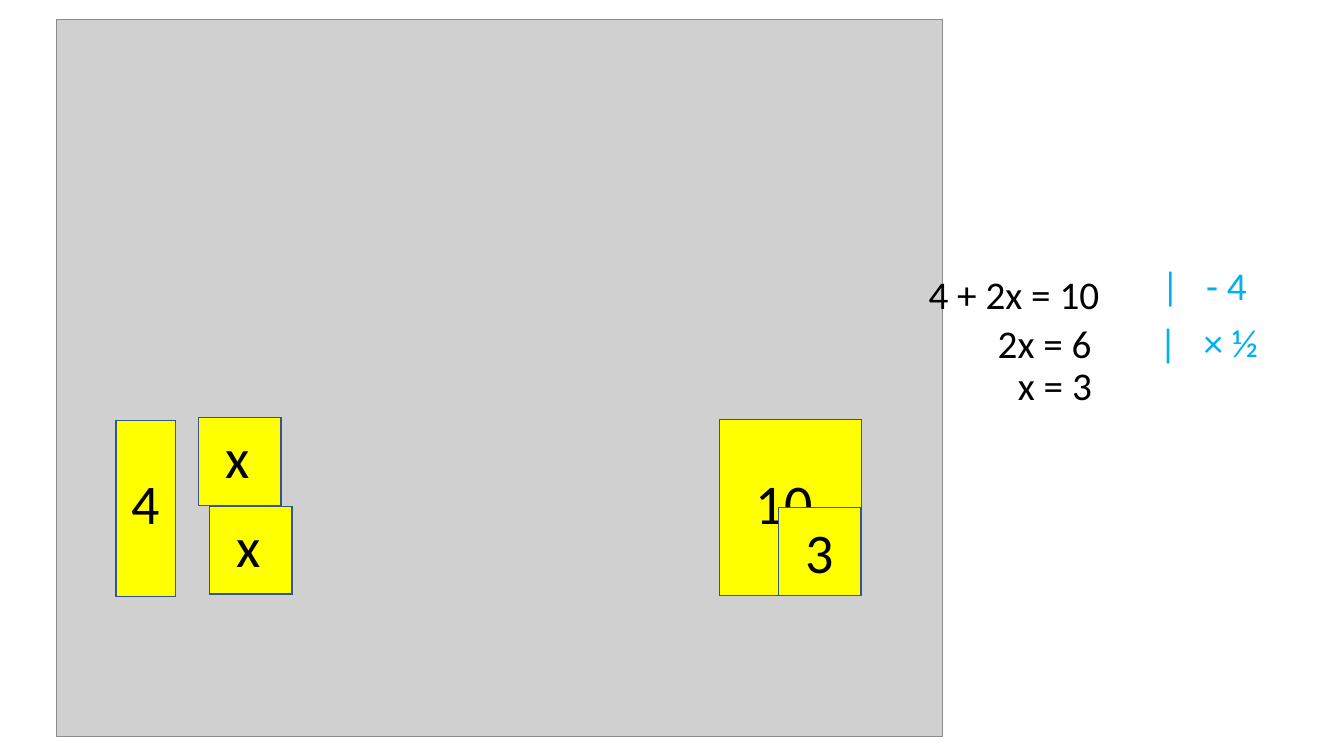
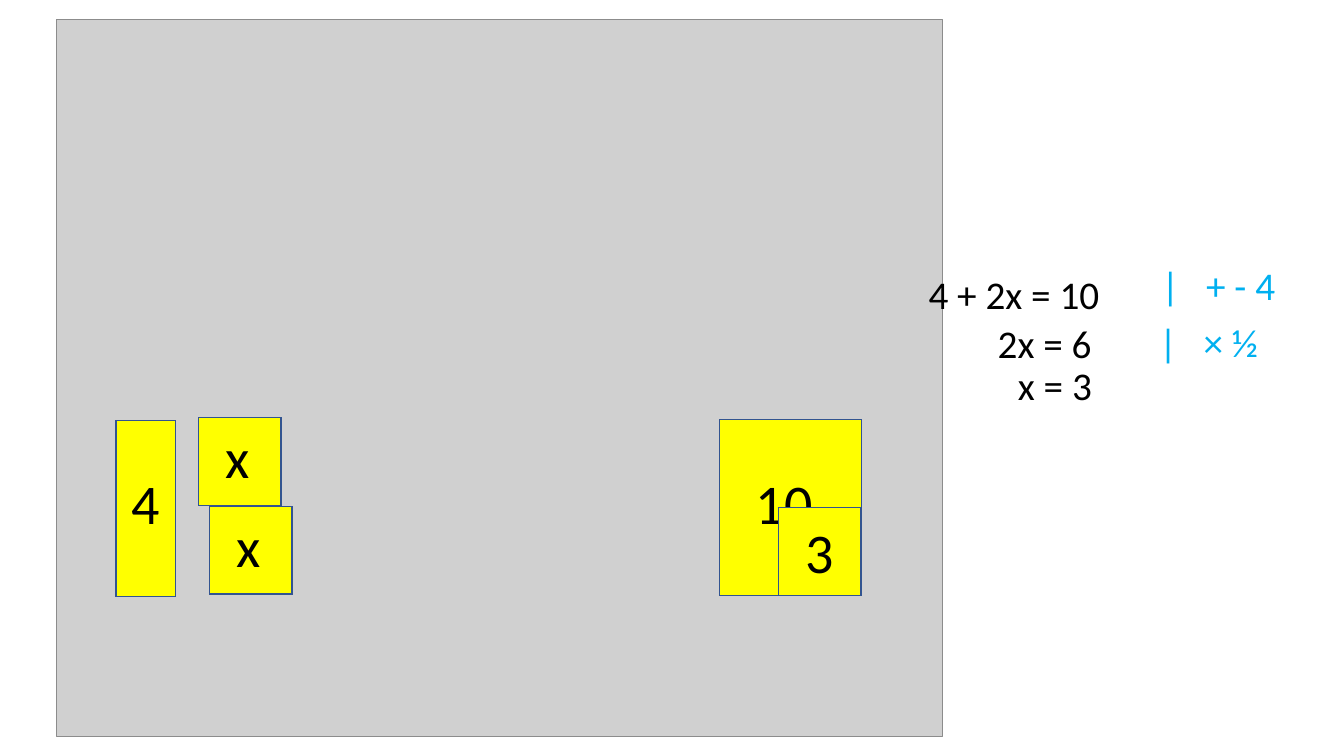
Before and after one commit to QQuick/Wiztech, a slide deck: slide 5 of module_2_numerieke_wiskunde/les_2_vergelijkingen_matrices_en_vectoren/vergelijkingen_1.odp. Drawn at 1344x756 pixels with LibreOffice and Linux fonts; fonts in the diff are those of the drawing; grey boxes stand for pictures. Boxes give left, top, right and bottom in pixels: in the first picture for what was removed or moved away, otherwise in the second. Text is boxed around its words. In the diff, an @@ line names an element or a change of style, - is before the commit and + after.

```diff
--- a/module_2_numerieke_wiskunde/les_2_vergelijkingen_matrices_en_vectoren/vergelijkingen_1.odp
+++ b/module_2_numerieke_wiskunde/les_2_vergelijkingen_matrices_en_vectoren/vergelijkingen_1.odp
@@ text at [1255,274,1275,300]: text changed @@
-| - 4
+| + - 4
```
Also in this commit, not shown: 4 other slides changed, 1 slide added, 1 slide removed, 1 other file.
